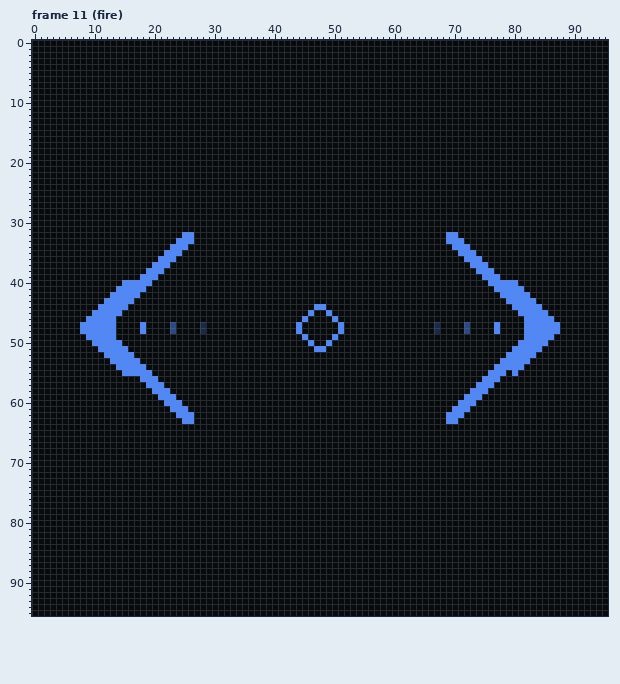
One commit to this pixel-art file: Resources/wip/enemy/1A/aim.aseprite. This is how it looked before the edit.
96x96 pixels, 24 frames. Shown: frame 11 (fire). The commit also changed other frames, which this record leaves out.
The result:
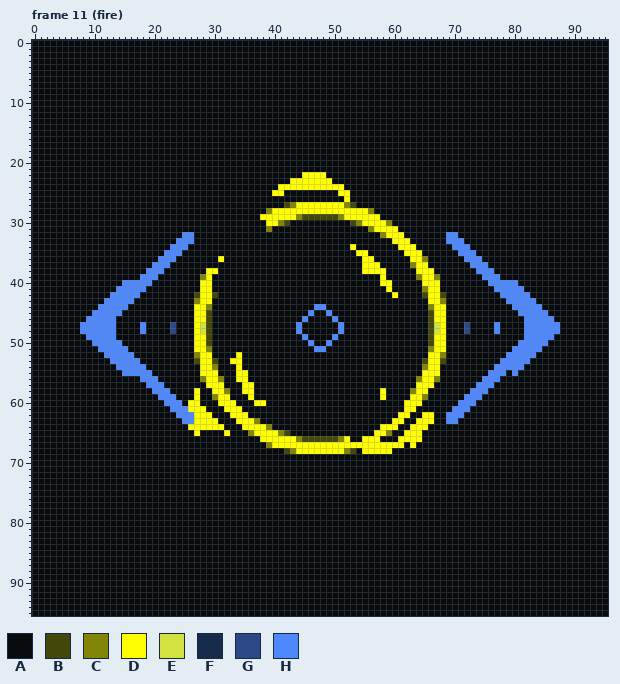
Palette (. is transparent): A #070b0d  B #44470a  C #838507  D #ffff00  E #d3e23f  F #182a49  G #2a4986  H #4d88ff
The exact change:
layer "Layer 3 #3" added
Changed rows in their new state; - is an unchanged pixel.
Frame 11 (fire), layer "Layer 3 #3":
first column x 26:
22 -------------------DDDD--------------------
23 -----------------DDDDDDD-------------------
24 ---------------DDDDDDDDDDD-----------------
25 --------------DD---------DD----------------
26 --------------------------D----------------
27 ----------------BCDDDDDDDDCB---------------
28 -------------CDDDDDDDDDDDDDDDDC------------
29 ------------DDDDDDCBBBBBBCDDDDDD-----------
30 -------------DDCB----------BCDDDDC---------
31 -------------C----------------CDDDD--------
32 --------------------------------CDDD-------
33 ----------------------------------DDD------
34 ---------------------------D-------DDD-----
35 ----------------------------DD------DDD----
36 -----D-----------------------DD------DDC---
37 -----------------------------DDD-----CDD---
38 ---DD------------------------DDDD-----DDD--
39 --CD----------------------------D-----CDDC-
40 --DD----------------------------DD-----DDD-
41 --DD-----------------------------D-----CDD-
42 -BDDB-----------------------------D----BDDB
43 -CDD------------------------------------DDC
44 -DDC------------------------------------CDD
45 -DDB------------------------------------BDD
46 -DDB------------------------------------BDD
47 -DEB------------------------------------BED
48 -DEB------------------------------------BED
49 -DDB------------------------------------BDD
50 -DDB------------------------------------BDD
51 -DDC------------------------------------CDD
52 -CDD----D-------------------------------DDC
53 -BDDB--DD------------------------------BDDB
54 --DDC---D------------------------------CDD-
55 --DDD---DD-----------------------------DDD-
56 --CDDC--DD----------------------------CDDC-
57 ---DDD---DD---------------------------DDD--
58 -D--DDC--DD---------------------D----CDD---
59 -D--CDD---D---------------------D----DDC---
60 DD---DDD---DD-----------------------DDD----
61 DDD---DDD---------------------------DD-----
62 -DDD---DDD-------------------------DD--DD--
63 -DDDD---DDDC----------------------DD--DDD--
64 DDDDDD---DDDDC------------------DDD--DDD---
65 -D----D---CDDDDCB--------------DDC--DDD----
66 ------------DDDDDDCBBBBBBCD--DDD---DDDD----
67 -------------CDDDDDDDDDDDDDDDDDDDDDD-D-----
68 ----------------BCDDDDDDDDCB-DDDDD---------
Where, in picture pixels (left, top, right, bottom), the same in both pictures:
changed: (188, 172, 446, 454)
